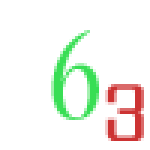
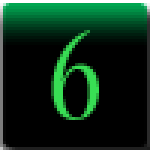
Before/after of a 150 x 150 layered artwork. What changed in the layer stack:
hid group "Multiplier" (3 layers) over (105, 81, 144, 144)
hid "x3" over (105, 84, 144, 141)
